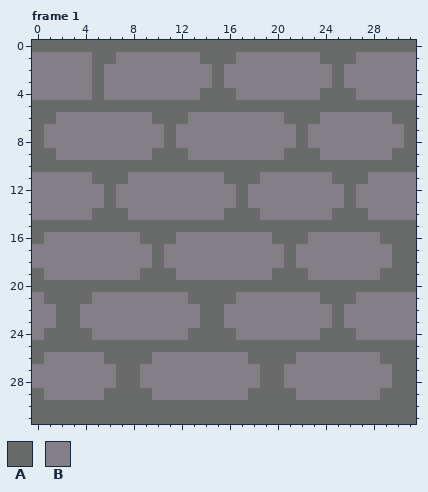
A pixel-art file gets an edit: assets/asesprite/stone-tiles.aseprite. Above is the file before it was changed.
32x32 pixels, 1 frame. Shown: frame 1. The commit also changed other frames, which this record leaves out.
Palette (. is transparent): A #696a6a  B #847e87
Pixels before, frame 1, first column x 0:
 0 AAAAAAAAAAAAAAAAAAAAAAAAAAAAAAAA
 1 BBBBBAABBBBBBBAAABBBBBBBAAABBBBB
 2 BBBBBABBBBBBBBBABBBBBBBBBABBBBBB
 3 BBBBBABBBBBBBBBABBBBBBBBBABBBBBB
 4 BBBBBABBBBBBBBAAABBBBBBBAAABBBBB
 5 AAAAAAAAAAAAAAAAAAAAAAAAAAAAAAAA
 6 AABBBBBBBBAAABBBBBBBBAAABBBBBBAA
 7 ABBBBBBBBBBABBBBBBBBBBABBBBBBBBA
 8 ABBBBBBBBBBABBBBBBBBBBABBBBBBBBA
 9 AABBBBBBBBAAABBBBBBBBAAABBBBBBAA
10 AAAAAAAAAAAAAAAAAAAAAAAAAAAAAAAA
11 BBBBBAAABBBBBBBBAAABBBBBBAAABBBB
12 BBBBBBABBBBBBBBBBABBBBBBBBABBBBB
13 BBBBBBABBBBBBBBBBABBBBBBBBABBBBB
14 BBBBBAAABBBBBBBBAAABBBBBBAAABBBB
15 AAAAAAAAAAAAAAAAAAAAAAAAAAAAAAAA
16 ABBBBBBBBAAABBBBBBBBAAABBBBBBAAA
17 BBBBBBBBBBABBBBBBBBBBABBBBBBBBAA
18 BBBBBBBBBBABBBBBBBBBBABBBBBBBBAA
19 ABBBBBBBBAAABBBBBBBBAAABBBBBBAAA
20 AAAAAAAAAAAAAAAAAAAAAAAAAAAAAAAA
21 BAAAABBBBBBBBAAAABBBBBBBAAABBBBB
22 BBAABBBBBBBBBBAABBBBBBBBBABBBBBB
23 BBAABBBBBBBBBBAABBBBBBBBBABBBBBB
24 BAAAABBBBBBBBAAAABBBBBBBAAABBBBB
25 AAAAAAAAAAAAAAAAAAAAAAAAAAAAAAAA
26 ABBBBBAAAABBBBBBBBAAAABBBBBBBAAA
27 BBBBBBBAABBBBBBBBBBAABBBBBBBBBAA
28 BBBBBBBAABBBBBBBBBBAABBBBBBBBBAA
29 ABBBBBAAAABBBBBBBBAAAABBBBBBBAAA
30 AAAAAAAAAAAAAAAAAAAAAAAAAAAAAAAA
31 AAAAAAAAAAAAAAAAAAAAAAAAAAAAAAAA
Now the later version:
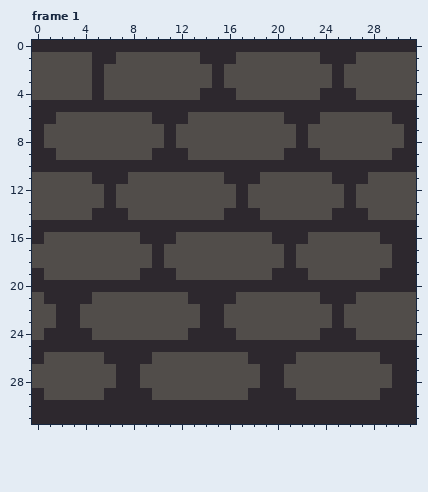
Difference:
colour A: #696a6a -> #2d282e
colour B: #847e87 -> #514d4a
Pixel boxes of the changes (left, top, right, bottom) in both pictures:
changed: (32, 40, 416, 424)
